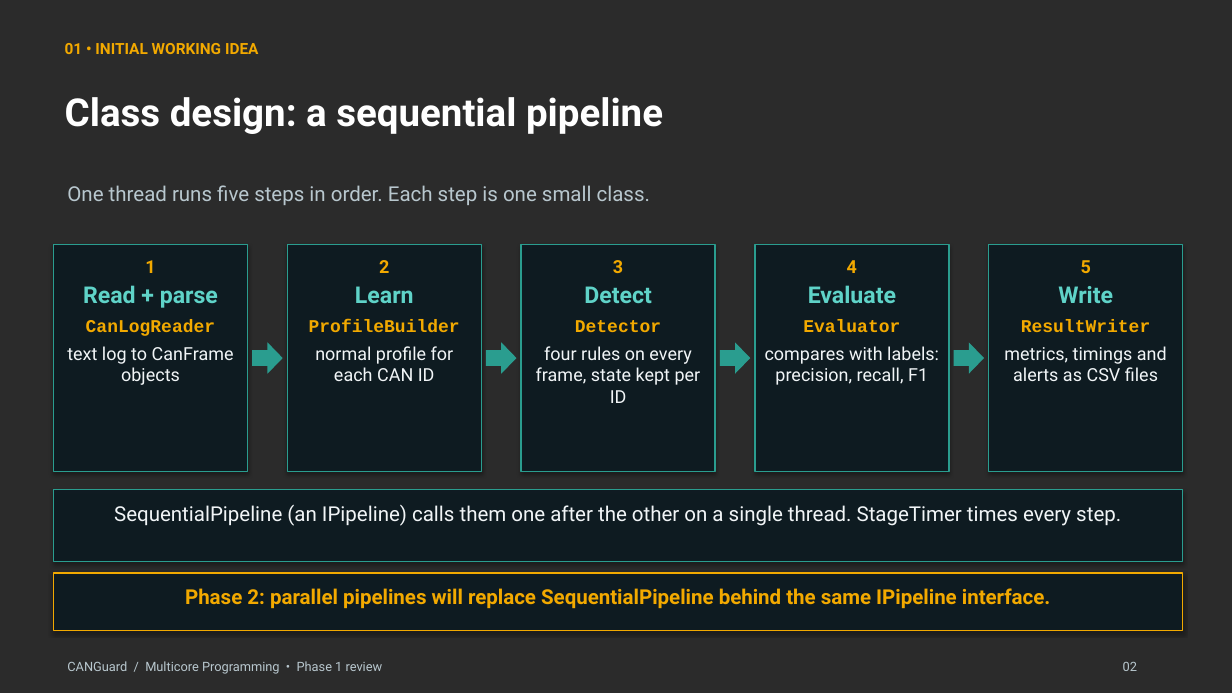
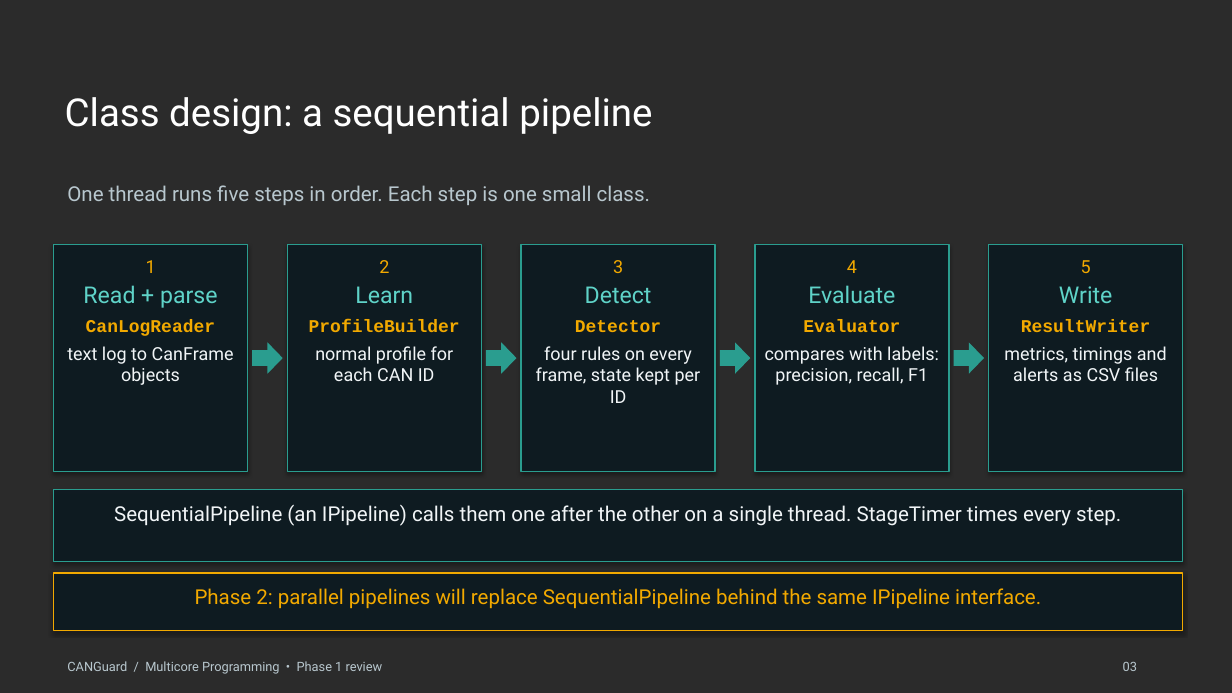
Before and after one commit to TaniaGirish12/CANGuard, a slide deck: slide 3 of docs/MCP_Presentation_vehicle.pptx (slide 2 before the commit). Drawn at 1232x693 pixels with LibreOffice and Linux fonts; fonts in the diff are those of the drawing; background and template pictures are left out; a plain dark background stands for a picture behind light text. Boxes give left, top, right and bottom in pixels: in the first picture for what was removed or moved away, otherwise in the second. Text is boxed around its words. In the diff, an @@ line names an element or a change of style, - is before the commit and + after.

```diff
--- a/docs/MCP_Presentation_vehicle.pptx
+++ b/docs/MCP_Presentation_vehicle.pptx
@@ text removed at <box>65,43,259,54</box> @@
-01 • INITIAL WORKING IDEA
@@ text "Class design: a sequential pipeline" at <box>65,97,652,134</box>: bold off @@
@@ text in rectangle at <box>83,260,217,308</box>: bold off in "1", "Read + parse" @@
@@ text in rectangle at <box>355,260,413,303</box>: bold off in "2", "Learn" @@
@@ text in rectangle at <box>585,260,652,303</box>: bold off in "3", "Detect" @@
@@ text in rectangle at <box>808,260,895,303</box>: bold off in "4", "Evaluate" @@
@@ text in rectangle at <box>1059,260,1112,303</box>: bold off in "5", "Write" @@
@@ rectangle "Phase 2: parallel pipelines will ..." at <box>54,573,1183,630</box>: bold off @@
```
Also in this commit, not shown: 5 other slides changed, 1 slide added.
